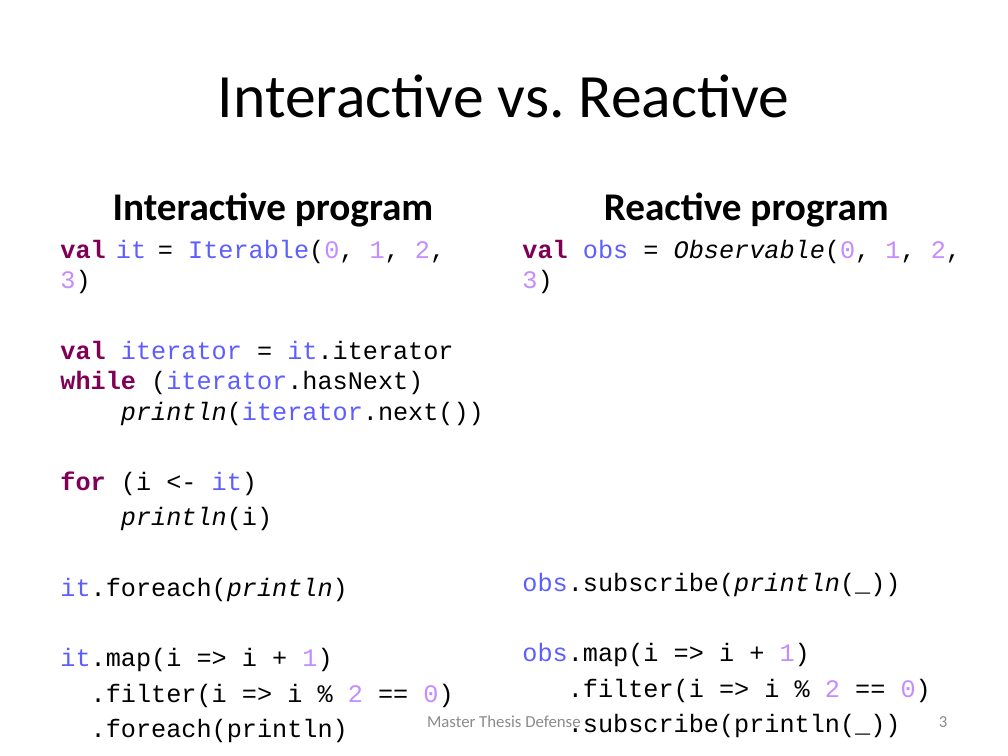
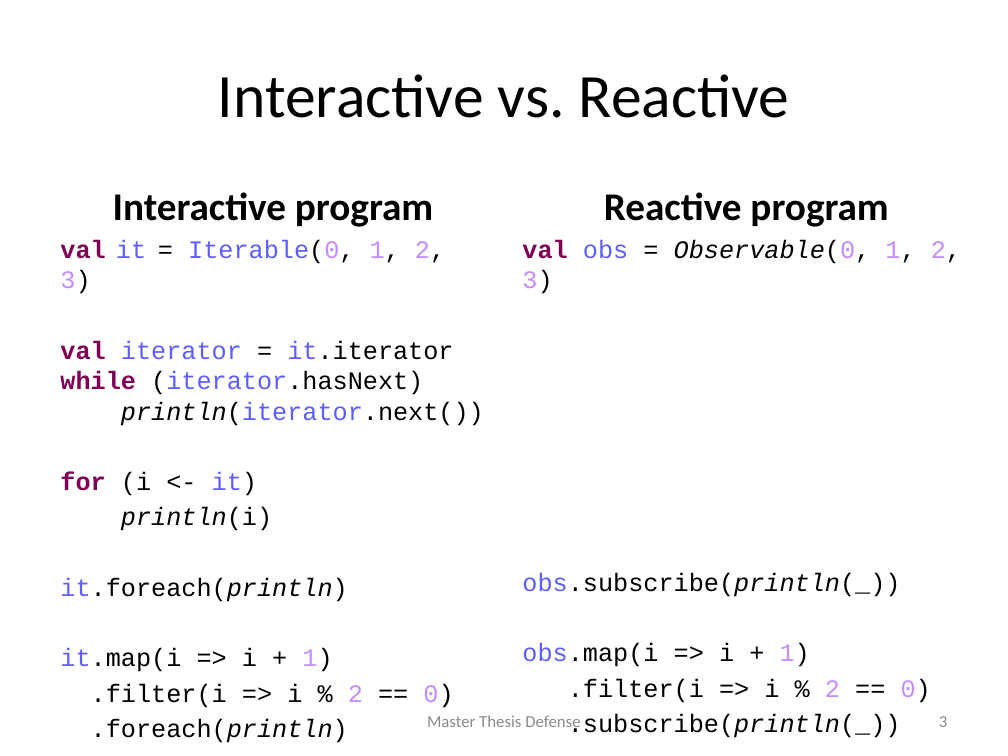
Before and after one commit to rvanheest/Thesis-Feedback-Control-Report-and-Presentation, a slide deck: slide 4 of presentation/Presentation.pptx. Drawn at 1008x756 pixels with LibreOffice and Linux fonts; fonts in the diff are those of the drawing. Boxes give left, top, right and bottom in pixels: in the first picture for what was removed or moved away, otherwise in the second. Text is boxed around its words. In the diff, an @@ line names an element or a change of style, - is before the commit and + after.

```diff
--- a/presentation/Presentation.pptx
+++ b/presentation/Presentation.pptx
@@ text at (x1=91, y1=719, x2=348, y2=743): italic on in ".foreach(println)" @@
@@ text at (x1=568, y1=714, x2=901, y2=738): italic on in ".subscribe(println(_))" @@
```
Also in this commit, not shown: 5 other slides changed, 2 slides added, 4 other files.
